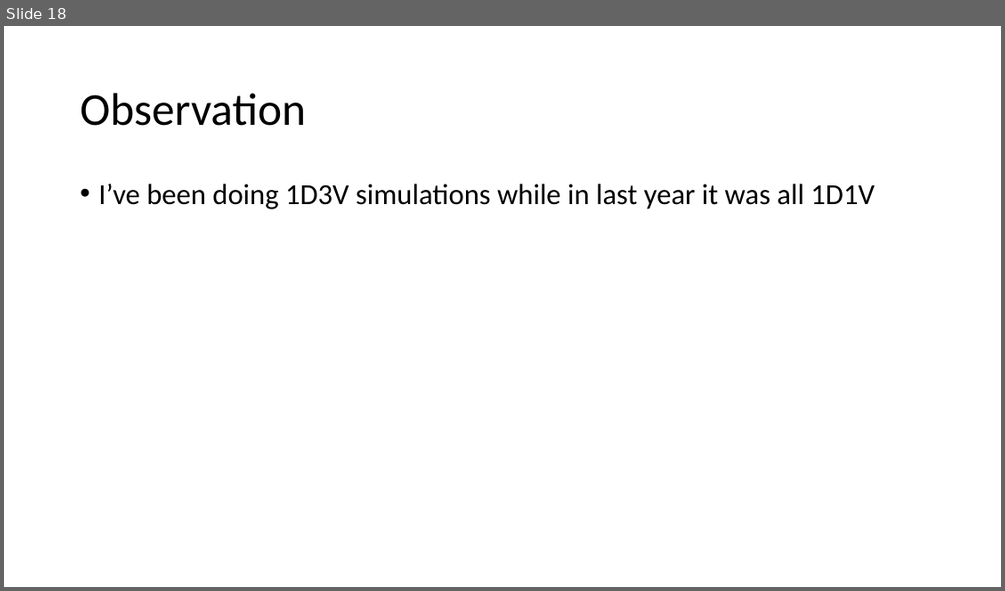
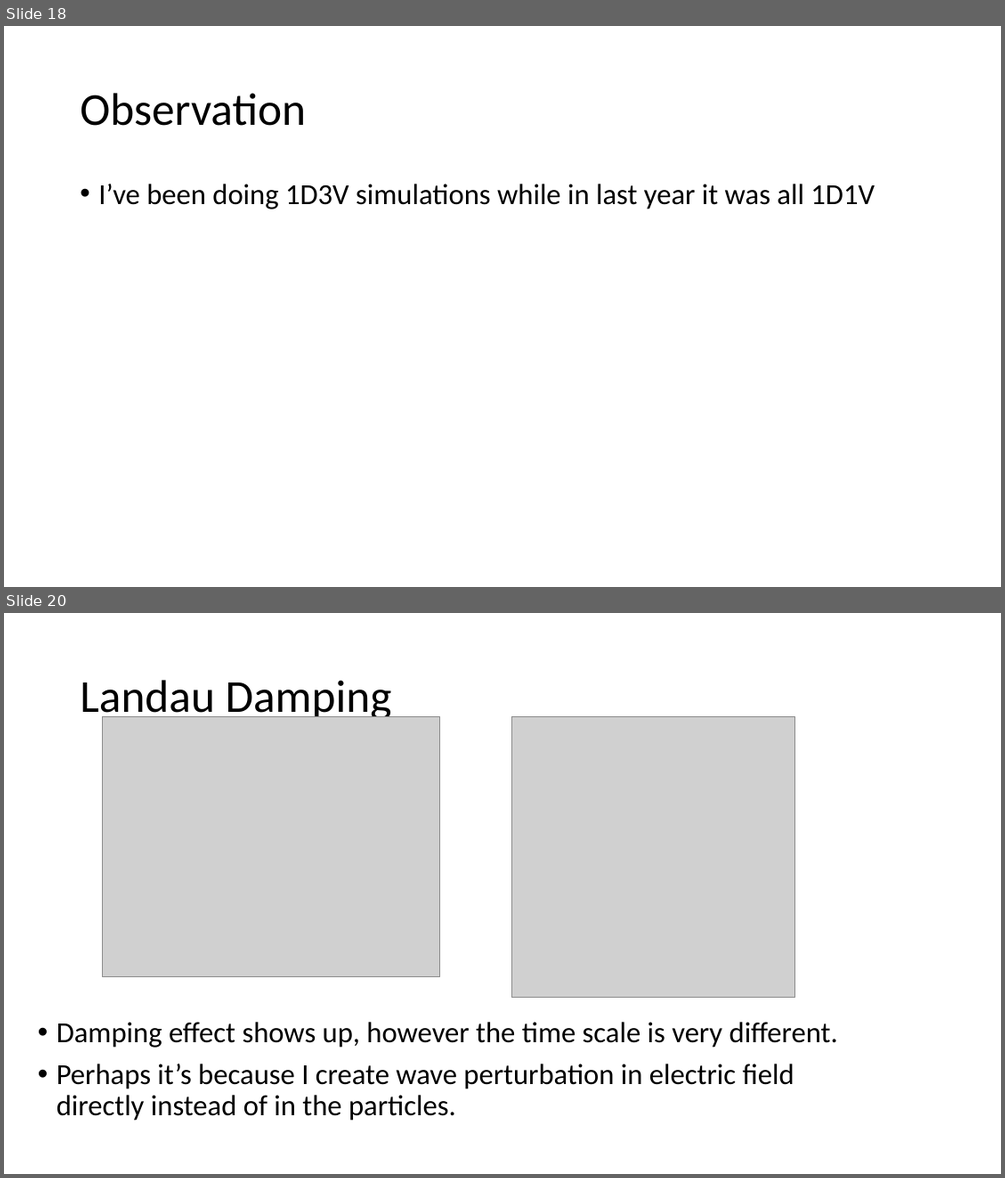
Before and after one commit to j0fri/FYP, a slide deck: MATLAB/Matlab implementation.pptx. Shown one above the other, each under a label of ours: slide 18 before the commit, slides 18 and 20 after it; the slides between them are not shown. The pictures are 1005x591 and 1005x1178 pixels, drawn with LibreOffice and Linux fonts; fonts in the diff are those of the drawing; grey boxes stand for pictures. Boxes give left, top, right and bottom in pixels: in the first picture for what was removed or moved away, otherwise in the second. Text is boxed around its words. In the diff, an @@ line names an element or a change of style, - is before the commit and + after.

Commit message:
Landau Damping With Absolute Scale

```diff
--- a/MATLAB/Matlab implementation.pptx
+++ b/MATLAB/Matlab implementation.pptx
@@ slide 20 added at <box>4,613,1001,1174</box>, background #FFFFFF @@
@@ title added at <box>80,680,392,722</box>, 44 pt, text #000000 @@
+Landau Damping
@@ picture added at <box>103,717,440,977</box> @@
@@ picture added at <box>512,717,795,997</box> @@
@@ text added at <box>57,1022,838,1120</box>, 28 pt, text #000000 @@
+• Damping effect shows up, however the time scale is very different.
+• Perhaps it’s because I create wave perturbation in electric field directly instead of in the particles.
```
Also in this commit, not shown: 6 other slides added, 2 other files.
